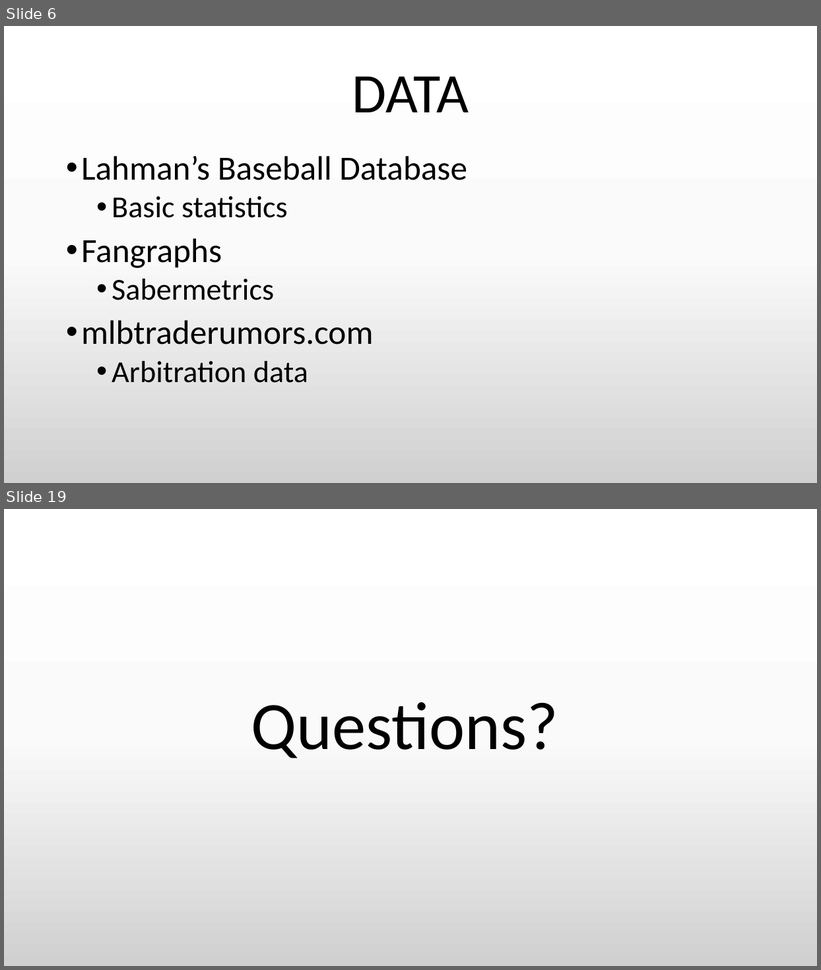
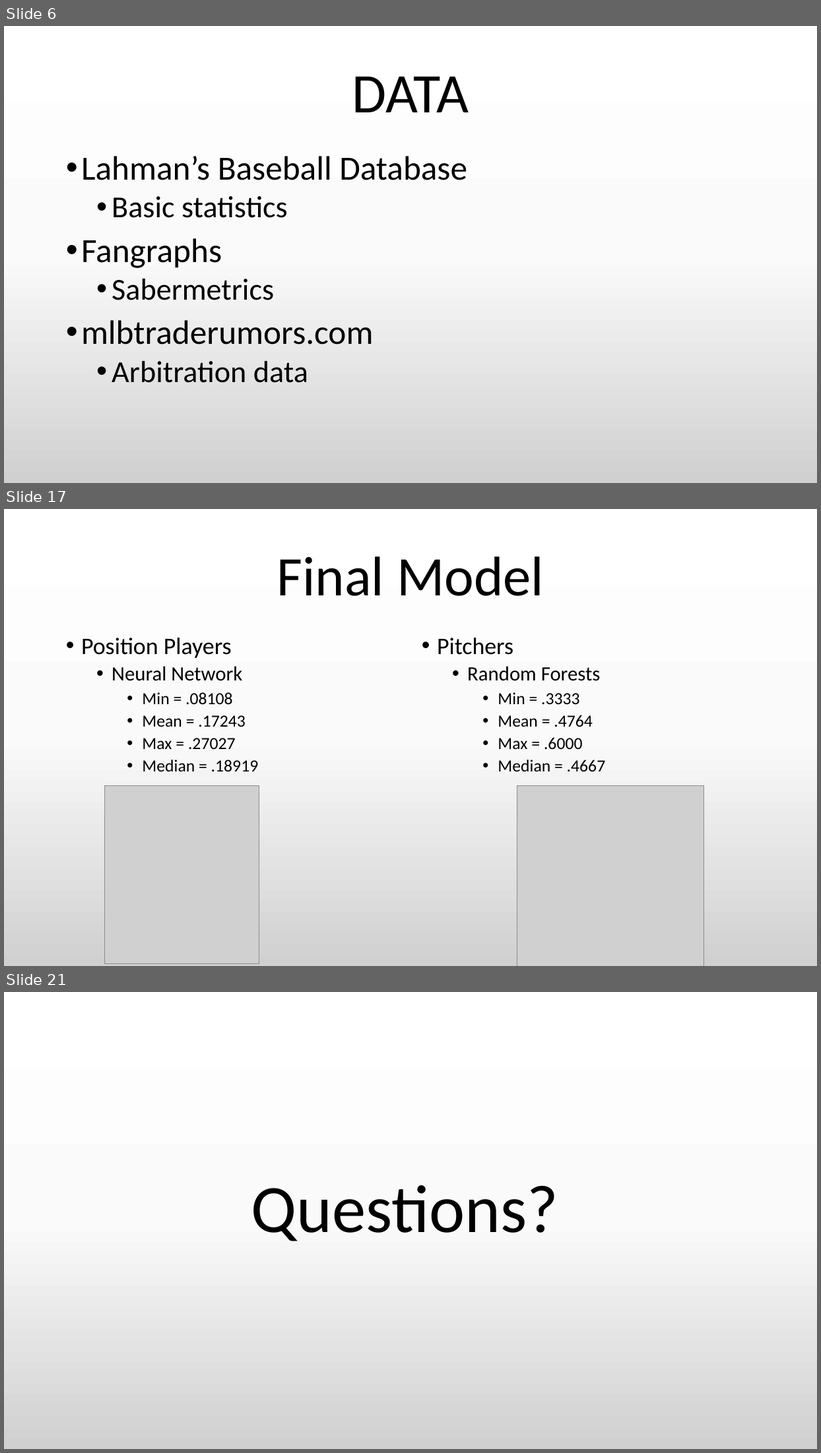
Before and after one commit to Riles567/Capstone, a slide deck: CapstonePresentation.pptx. Shown one above the other, each under a label of ours: slides 6 and 19 before the commit, slides 6, 17 and 21 after it; the slides between them are not shown. The pictures are 821x970 and 821x1453 pixels, drawn with LibreOffice and Linux fonts; fonts in the diff are those of the drawing; grey boxes stand for pictures. Boxes give left, top, right and bottom in pixels: in the first picture for what was removed or moved away, otherwise in the second. Text is boxed around its words. In the diff, an @@ line names an element or a change of style, - is before the commit and + after.

```diff
--- a/CapstonePresentation.pptx
+++ b/CapstonePresentation.pptx
@@ slide 17 added at (x1=4, y1=509, x2=817, y2=966), background gradient #FFFFFF to #FBFBFB to #D1D1D1 @@
@@ title added at (x1=277, y1=557, x2=544, y2=596), 66 pt, text #000000 @@
+Final Model
@@ text added at (x1=81, y1=638, x2=259, y2=772), 20 pt, text #000000 @@
+• Position Players
+  • Neural Network
+    • Min = .08108
+    • Mean = .17243
+    • Max = .27027
+    • Median = .18919
@@ text added at (x1=437, y1=638, x2=606, y2=772), 20 pt, text #000000 @@
+• Pitchers
+  • Random Forests
+    • Min = .3333
+    • Mean = .4764
+    • Max = .6000
+    • Median = .4667
@@ picture added at (x1=104, y1=786, x2=259, y2=964) @@
@@ picture added at (x1=517, y1=786, x2=704, y2=966) @@
@@ what was slide 19 is now slide 21 @@
```
Also in this commit, not shown: 10 slides changed, 8 other slides added, 7 slides removed.
